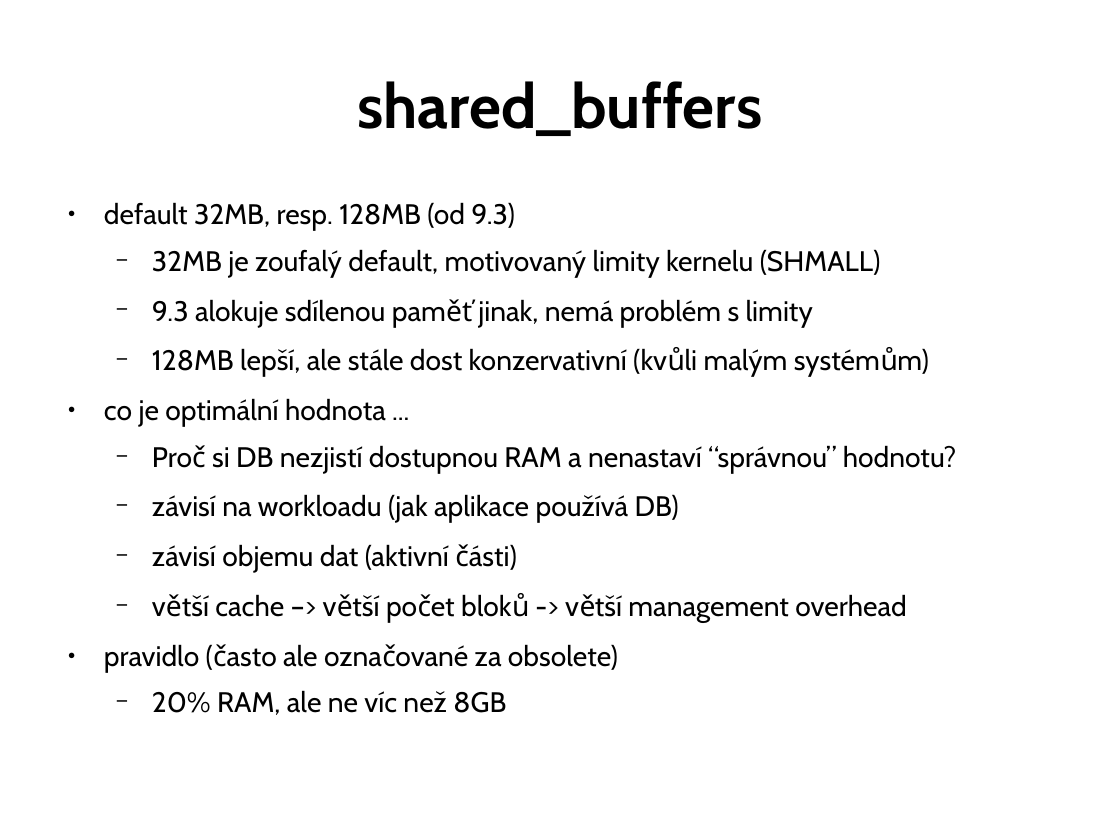
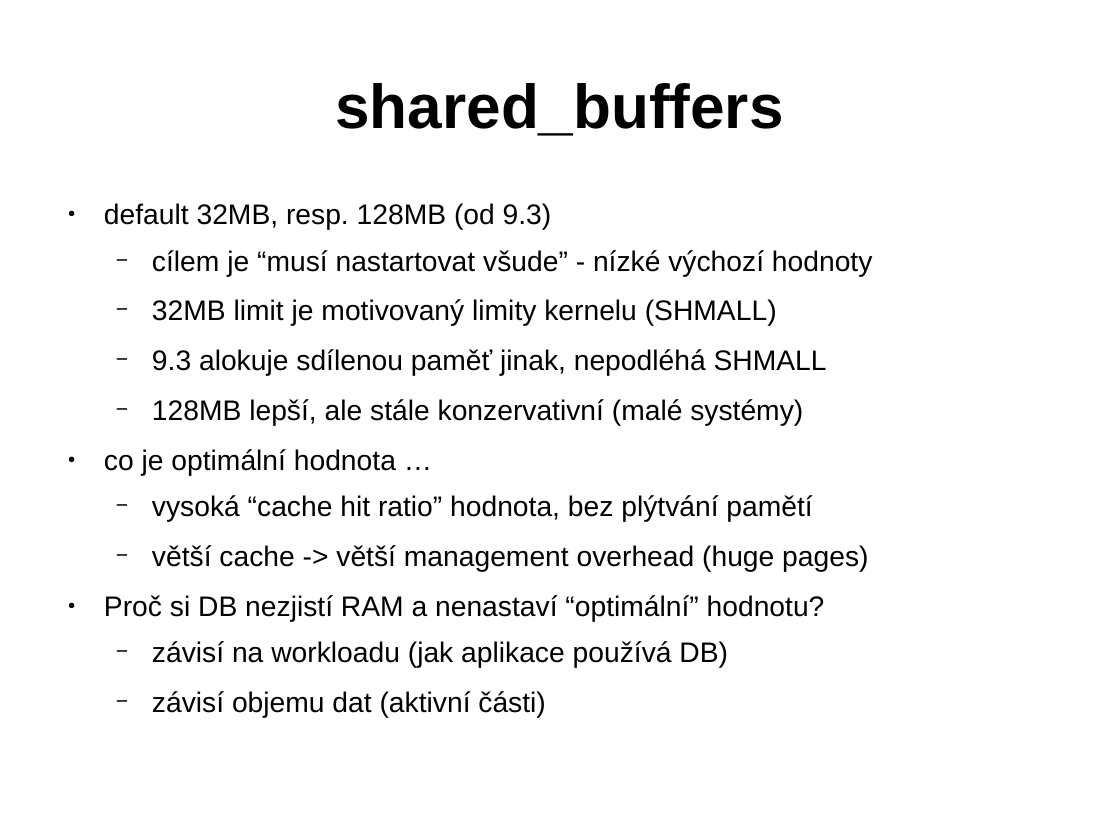
Before and after one commit to tvondra/perf_tuning_training, a slide deck: slide 8 of perf-tuning-training.odp (slide 15 before the commit). Drawn at 1120x840 pixels with LibreOffice and Linux fonts; fonts in the diff are those of the drawing. Boxes give left, top, right and bottom in pixels: in the first picture for what was removed or moved away, otherwise in the second. Text is boxed around its words. In the diff, an @@ line names an element or a change of style, - is before the commit and + after.

```diff
--- a/perf-tuning-training.odp
+++ b/perf-tuning-training.odp
@@ title "shared_buffers" at [335, 83, 783, 136]: font Cabin to Arial @@
@@ text at [104, 203, 728, 718]: font Cabin to Arial in "default 32MB, resp. 128MB (od 9.3)", "závisí na workloadu (jak aplikace používá DB)", "závisí objemu dat (aktivní části)" @@
@@ text at [104, 250, 872, 622]: text changed; font Cabin to Arial @@
-  − 32MB je zoufalý default, motivovaný limity kernelu (SHMALL)
-  − 9.3 alokuje sdílenou paměť jinak, nemá problém s limity
-  − 128MB lepší, ale stále dost konzervativní (kvůli malým systémům)
-● co je optimální hodnota ...
-  − Proč si DB nezjistí dostupnou RAM a nenastaví “správnou” hodnotu?
+  − cílem je “musí nastartovat všude” - nízké výchozí hodnoty
+  − 32MB limit je motivovaný limity kernelu (SHMALL)
+  − 9.3 alokuje sdílenou paměť jinak, nepodléhá SHMALL
+  − 128MB lepší, ale stále konzervativní (malé systémy)
+● co je optimální hodnota …
+  − vysoká “cache hit ratio” hodnota, bez plýtvání pamětí
+  − větší cache -> větší management overhead (huge pages)
+● Proč si DB nezjistí RAM a nenastaví “optimální” hodnotu?
@@ text at [104, 594, 906, 715]: paragraphs removed @@
-  − větší cache –> větší počet bloků -> větší management overhead
-● pravidlo (často ale označované za obsolete)
-  − 20% RAM, ale ne víc než 8GB
```
Also in this commit, not shown: 45 other slides changed, 11 slides added, 15 slides removed.
